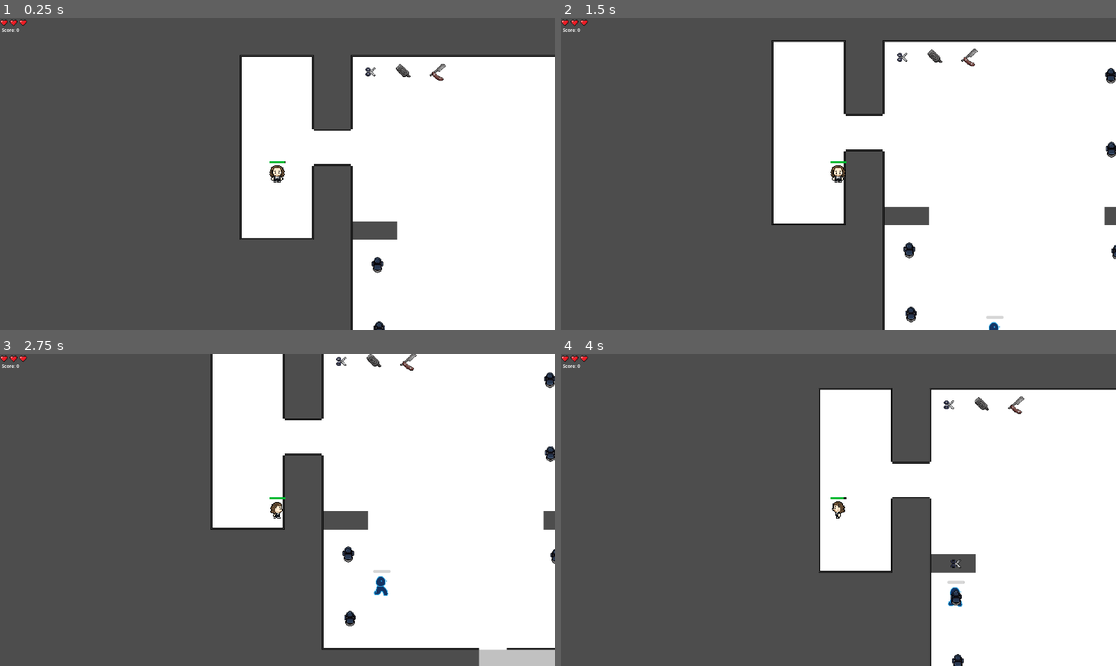
Above: before the commit, frames 1-4 (two rows, left to right).
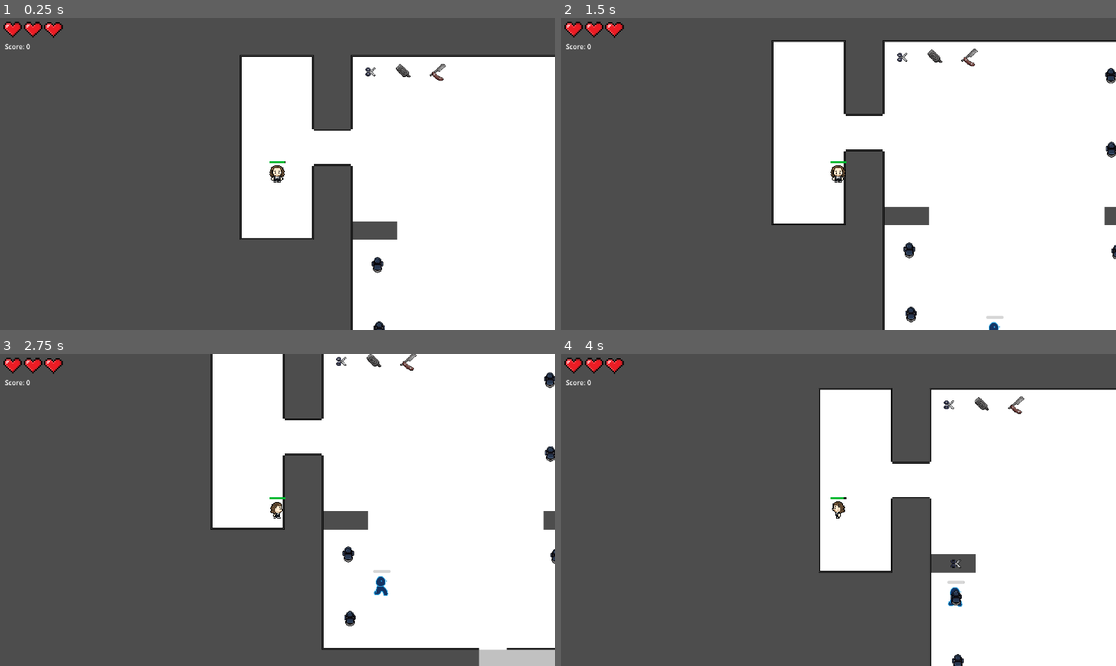
Above: after the commit, the same moments.

Repository: b0nnyy/BarberGame2D
Game: Godot game, scene res://Levels/d_level_salon_01.tscn
The game is run twice, just before and just after one commit, with the same random seed, the same clock (stepped at 60 frames per second) and the same inputs. This scene is started directly instead of the project's main scene.
Inputs:
- Up to frame 1 (0.25 s): no input
- Up to frame 2 (1.5 s): tap Enter at 0.5 s; hold D (right) 0.53-1.28 s; tap E (use_item) at 0.6 s; hold S (down) from 1.28 s (still down); tap Shift (sprint) at 1.35 s
- Up to frame 3 (2.75 s): tap E (use_item) at 1.55, 2.1 s; release S (down) at 2.03 s; hold D (right) from 2.03 s (still down)
- Up to frame 4 (4 s): release D (right) at 2.78 s; hold W (up) 2.78-3.53 s; tap E (use_item) at 2.85, 3.8 s; hold A (left) from 3.53 s (still down); hold Shift (sprint) from 3.53 s (still down)

The runs differ from the first frame. In frame 1, 0.4% of the frame differs, in the area x 0-12%, y 0-11%; in frame 2, 0.4%; in frame 3, 0.4%; in frame 4, 0.4%.

Commit message:
Sprint bar and fixes

Diff:
--- a/Characters/player.gd
+++ b/Characters/player.gd
@@ -21,6 +21,8 @@
 var can_sprint: bool = true
 var sprint_cooldown_timer: float = 0.0
 var held_item = null
+
+
 
 func _ready():
 	update_hearts()
@@ -49,6 +51,11 @@
 
 	stamina_bar.value = lerp(stamina_bar.value, stamina, 0.2)
 	stamina_bar.max_value = max_stamina
+
+func _process(_delta):
+	if Input.is_action_just_pressed("use_item"):
+		print("E działa")
+		attempt_pick_up()
 
 func attempt_pick_up():
 	var areas = interaction_zone.get_overlapping_areas()
@@ -155,8 +162,3 @@
 		sprint_cooldown_timer -= delta
 		if sprint_cooldown_timer <= 0:
 			can_sprint = true
-
-func _process(_delta):
-	if Input.is_action_just_pressed("use_item"):
-		print("E działa")
-		attempt_pick_up()
--- a/Characters/player.tscn
+++ b/Characters/player.tscn
@@ -338,7 +338,7 @@
 [sub_resource type="StyleBoxFlat" id="StyleBoxFlat_65n15"]
 bg_color = Color(3.080368e-06, 0.7255603, 0.19678387, 1)
 
-[node name="Player" type="CharacterBody2D" unique_id=1059542811]
+[node name="Player" type="CharacterBody2D" unique_id=1059542811 groups=["player"]]
 script = ExtResource("1_eovys")
 
 [node name="AnimatedSprite2D" type="AnimatedSprite2D" parent="." unique_id=694071107]
@@ -356,8 +356,12 @@
 [node name="HeartBar" type="CanvasLayer" parent="." unique_id=675894840]
 
 [node name="HBoxContainer" type="HBoxContainer" parent="HeartBar" unique_id=1052362281]
-offset_right = 40.0
-offset_bottom = 40.0
+offset_left = 22.0
+offset_top = 12.000001
+offset_right = 139.0
+offset_bottom = 49.0
+rotation = 0.0014718571
+scale = Vector2(1.6376342, 1.6376342)
 
 [node name="Heart" type="TextureRect" parent="HeartBar/HBoxContainer" unique_id=1488892172]
 custom_minimum_size = Vector2(29.855, 0)
@@ -365,7 +369,7 @@
 
 [node name="Sprite2D" type="Sprite2D" parent="HeartBar/HBoxContainer/Heart" unique_id=110182189]
 position = Vector2(15, 16)
-scale = Vector2(2, 2)
+scale = Vector2(3, 3)
 texture = ExtResource("3_vb825")
 
 [node name="Heart3" type="TextureRect" parent="HeartBar/HBoxContainer" unique_id=2014233498]
@@ -373,8 +377,8 @@
 layout_mode = 2
 
 [node name="Sprite2D" type="Sprite2D" parent="HeartBar/HBoxContainer/Heart3" unique_id=816772137]
-position = Vector2(15, 16)
-scale = Vector2(2, 2)
+position = Vector2(25, 16)
+scale = Vector2(3, 3)
 texture = ExtResource("3_vb825")
 
 [node name="Heart2" type="TextureRect" parent="HeartBar/HBoxContainer" unique_id=1673574052]
@@ -382,8 +386,8 @@
 layout_mode = 2
 
 [node name="Sprite2D" type="Sprite2D" parent="HeartBar/HBoxContainer/Heart2" unique_id=418927845]
-position = Vector2(15, 16)
-scale = Vector2(2, 2)
+position = Vector2(35.000004, 16)
+scale = Vector2(3.0121932, 3)
 texture = ExtResource("3_vb825")
 
 [node name="Hand" type="Marker2D" parent="." unique_id=574260583]
@@ -397,7 +401,6 @@
 shape = SubResource("RectangleShape2D_65n15")
 
 [node name="StaminaBar" type="ProgressBar" parent="." unique_id=1073406243]
-anchors_preset = -1
 offset_left = -14.0
 offset_top = -22.0
 offset_right = -10.0
--- a/Levels/d_customer.gd
+++ b/Levels/d_customer.gd
@@ -70,6 +70,7 @@
 		target_seat = null
 
 	GameManager.lose_life()
+	get_tree().get_first_node_in_group("player").update_hearts()
 
 	current_state = CustomerState.EXITING
 	target_position = exit_position
--- a/Levels/d_level_salon_01.tscn
+++ b/Levels/d_level_salon_01.tscn
@@ -215,10 +215,11 @@
 script = ExtResource("9_sluam")
 
 [node name="ScoreLabel" type="Label" parent="UI_score" unique_id=391709054]
-offset_left = 6.0
-offset_top = 30.0
-offset_right = 71.0
-offset_bottom = 53.0
+offset_left = 17.0
+offset_top = 82.0
+offset_right = 82.0
+offset_bottom = 105.0
+scale = Vector2(1.4357617, 1.4357617)
 text = "Score : 0"
 
 [node name="UI" type="CanvasLayer" parent="." unique_id=71915982]
